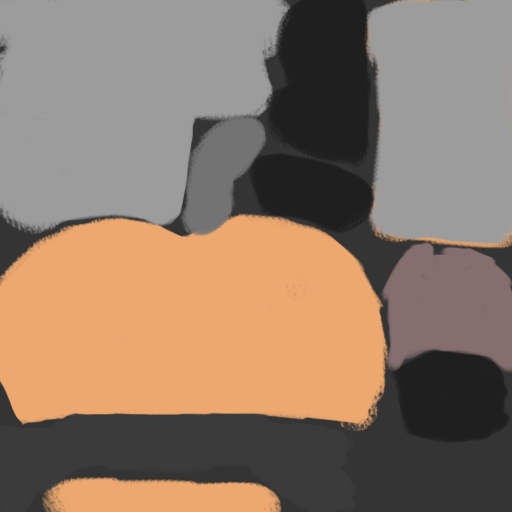
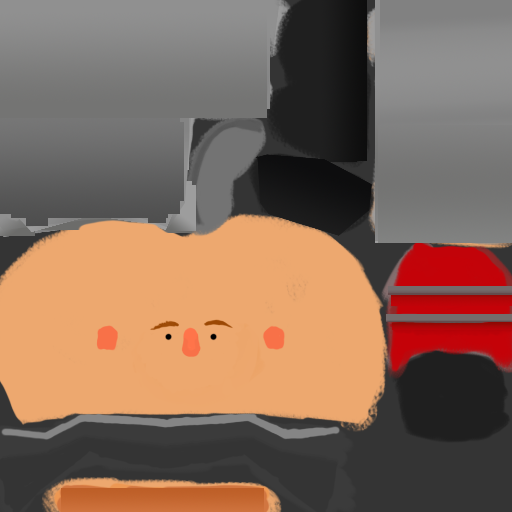
Comparing the layer stacks of the two 512×512 images. Changes:
renamed "Layer 2" to "Layer 6", painted on it over bbox(0, 0, 512, 512)
